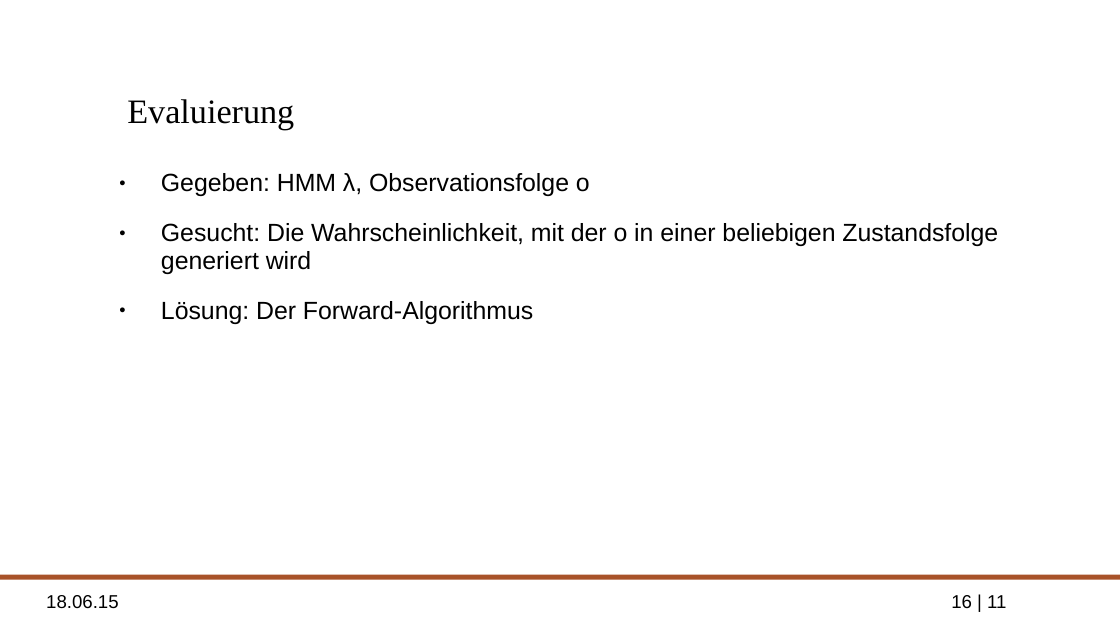
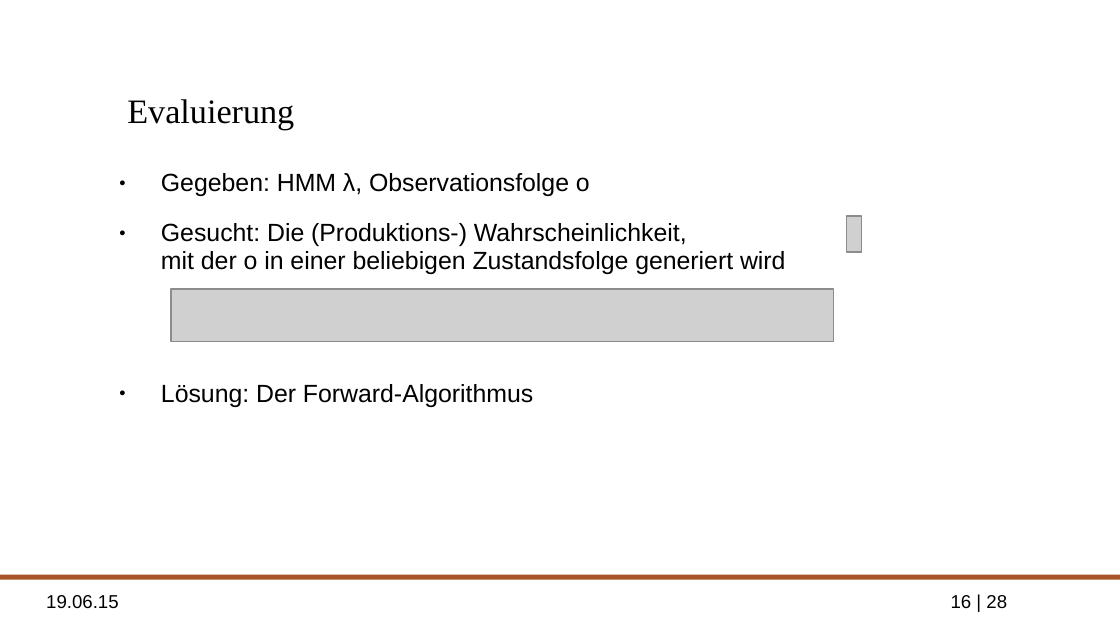
Before and after one commit to ppasler/Formale-Methoden-HMM, a slide deck: slide 16 of presentation/hidden_markov_pasler.odp. Drawn at 1120x630 pixels with LibreOffice and Linux fonts; fonts in the diff are those of the drawing; grey boxes stand for pictures; background and template pictures are left out. Boxes give left, top, right and bottom in pixels: in the first picture for what was removed or moved away, otherwise in the second. Text is boxed around its words. In the diff, an @@ line names an element or a change of style, - is before the commit and + after.

```diff
--- a/presentation/hidden_markov_pasler.odp
+++ b/presentation/hidden_markov_pasler.odp
@@ text at [161, 223, 785, 274]: text changed @@
-● Gesucht: Die Wahrscheinlichkeit, mit der o in einer beliebigen Zustandsfolge generiert wird
+● Gesucht: Die (Produktions-) Wahrscheinlichkeit,
+  mit der o in einer beliebigen Zustandsfolge generiert wird
@@ picture added at [847, 216, 862, 252] @@
@@ picture added at [171, 289, 833, 342] @@
@@ text at [46, 595, 119, 609]: text changed @@
-18.06.15
+19.06.15
@@ page number at [951, 595, 1007, 609]: text changed @@
-16 | 11
+16 | 28
```
Also in this commit, not shown: 24 other slides changed, 2 slides added, 2 slides removed.
